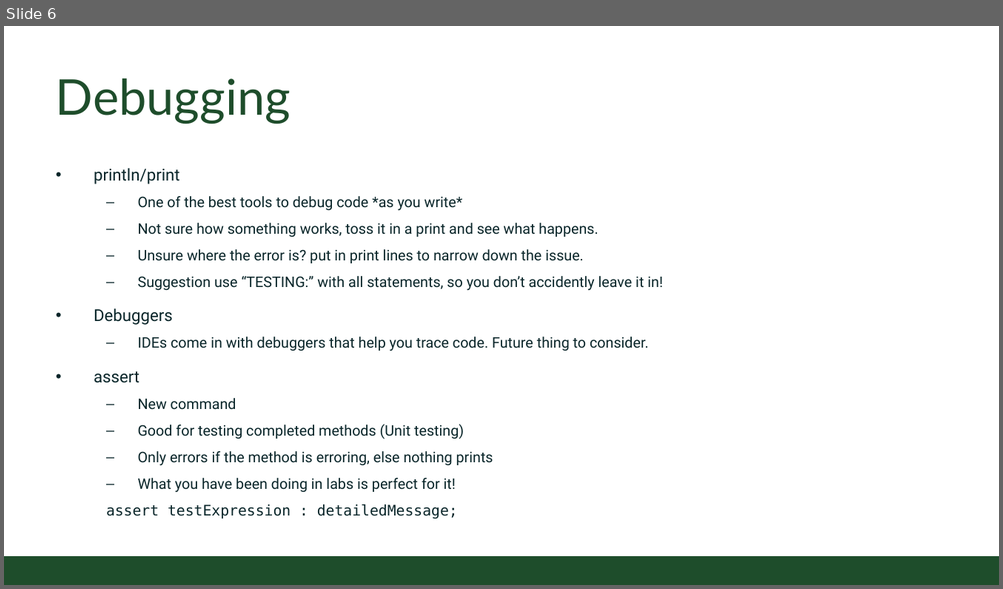
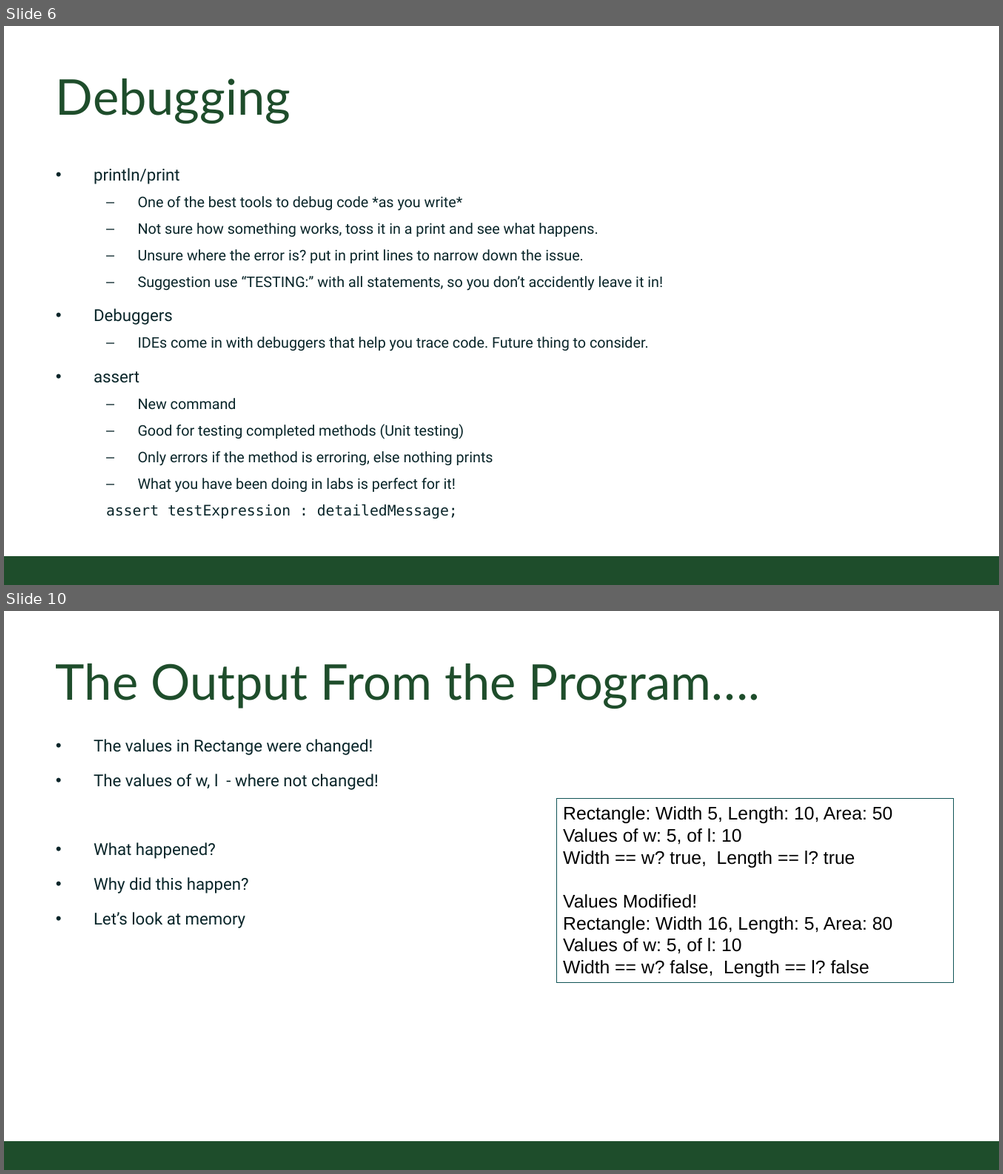
Before and after one commit to CSU-CompSci-CS163-4/Handouts, a slide deck: slides/On-Campus/06_03_MoreMethods.pptx. Shown one above the other, each under a label of ours: slide 6 before the commit, slides 6 and 10 after it; the slides between them are not shown. The pictures are 1003x589 and 1003x1174 pixels, drawn with LibreOffice and Linux fonts; fonts in the diff are those of the drawing; background and template pictures are left out. Boxes give left, top, right and bottom in pixels: in the first picture for what was removed or moved away, otherwise in the second. Text is boxed around its words. In the diff, an @@ line names an element or a change of style, - is before the commit and + after.

Commit message:
added pass by value examples

```diff
--- a/slides/On-Campus/06_03_MoreMethods.pptx
+++ b/slides/On-Campus/06_03_MoreMethods.pptx
@@ slide 10 added at [4, 611, 999, 1170], background #FFFFFF; not listed: 1 template element that a slide beside it also shows @@
@@ title added at [56, 664, 760, 709], 54 pt, text #1E4D2B @@
+The Output From the Program….
@@ text added at [94, 739, 378, 928], 18 pt, text #092529 @@
+• The values in Rectange were changed!
+• The values of w, l - where not changed!
+• What happened?
+• Why did this happen?
+• Let’s look at memory
@@ rectangle added at [556, 799, 953, 982], outline #105456 0.75 pt, 20 pt, text #000000 @@
+Rectangle: Width 5, Length: 10, Area: 50
+Values of w: 5, of l: 10
+Width == w? true, Length == l? true
+Values Modified!
+Rectangle: Width 16, Length: 5, Area: 80
+Values of w: 5, of l: 10
+Width == w? false, Length == l? false
```
Also in this commit, not shown: 2 slides changed, 5 other slides added, 2 other files.
